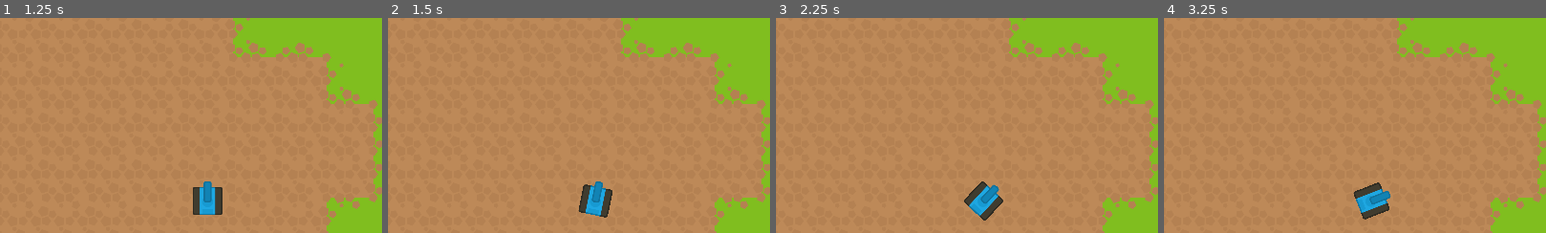
Above: before the commit, frames 1-4 (left to right).
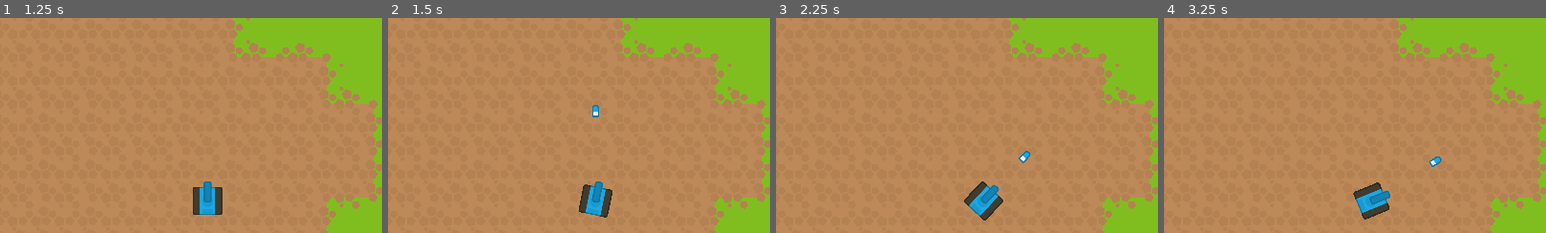
Above: after the commit, the same moments.

Repository: nbonkowski/ophasen-workshop-godot-2024
Game: Godot game, scene res://scenes/main_menu.tscn
Same seed, same stepped clock (60 frames per second), same inputs: the game is played once before the commit and once after it.
Inputs (mouse positions are % of the whole screen's width and height, from its top left):
- Up to frame 1 (1.25 s): click (50, 48) at 0.5 s
- Up to frame 2 (1.5 s): tap Enter (player_two_fire_tank, bound only after the commit) at 1.25 s; hold Right (player_two_turn_right) from 1.28 s (still down); tap Space (fire_tank) at 1.35 s
- Up to frame 3 (2.25 s): tap Enter (player_two_fire_tank, bound only after the commit) at 1.55, 2.1 s; release Right (player_two_turn_right) at 2.03 s; hold S (drive_down) from 2.03 s (still down)
- Up to frame 4 (3.25 s): tap Space (fire_tank) at 2.3, 2.85 s; release S (drive_down) at 2.78 s; hold Right (player_two_turn_right) from 2.78 s (still down); tap Enter (player_two_fire_tank, bound only after the commit) at 3.05 s
The pictures show only the part of the screen within x 50-100%, y 8-58%; the shares and areas given below are measured in that part.

Frame 1 is identical in both runs. In frame 2, 0.1% of the frame differs, in the area x 53-56%, y 40-47%; in frame 3, 0.1%; in frame 4, 0.2%, in the area x 49-73%, y 64-94%.

Commit message:
made end_game deferred

Diff:
--- a/project.godot
+++ b/project.godot
@@ -73,6 +73,11 @@
 "events": [Object(InputEventKey,"resource_local_to_scene":false,"resource_name":"","device":-1,"window_id":0,"alt_press …(195 unchanged characters)…
 ]
 }
+player_two_fire_tank={
+"deadzone": 0.5,
+"events": [Object(InputEventKey,"resource_local_to_scene":false,"resource_name":"","device":-1,"window_id":0,"alt_pressed":false,"shift_pressed":false,"ctrl_pressed":false,"meta_pressed":false,"pressed":false,"keycode":0,"physical_keycode":4194309,"key_label":0,"unicode":0,"location":0,"echo":false,"script":null)
+]
+}
 
 [rendering]
 
--- a/scripts/game_manager.gd
+++ b/scripts/game_manager.gd
@@ -26,12 +26,15 @@
 		player_two_health -= damage
 	if player_one_health <= 0 or player_two_health <= 0:
 		player_two_won = player_two_health > 0
-		get_tree().change_scene_to_packed(end)
+		call_deferred("end_game")
 	update_health.emit(player_two_health if player else player_one_health, player)
 
 func reset():
 	player_one_health = max_player_health
 	player_two_health = max_player_health
+
+func end_game():
+	get_tree().change_scene_to_packed(end)
 
 func start_game():
 	reset()
